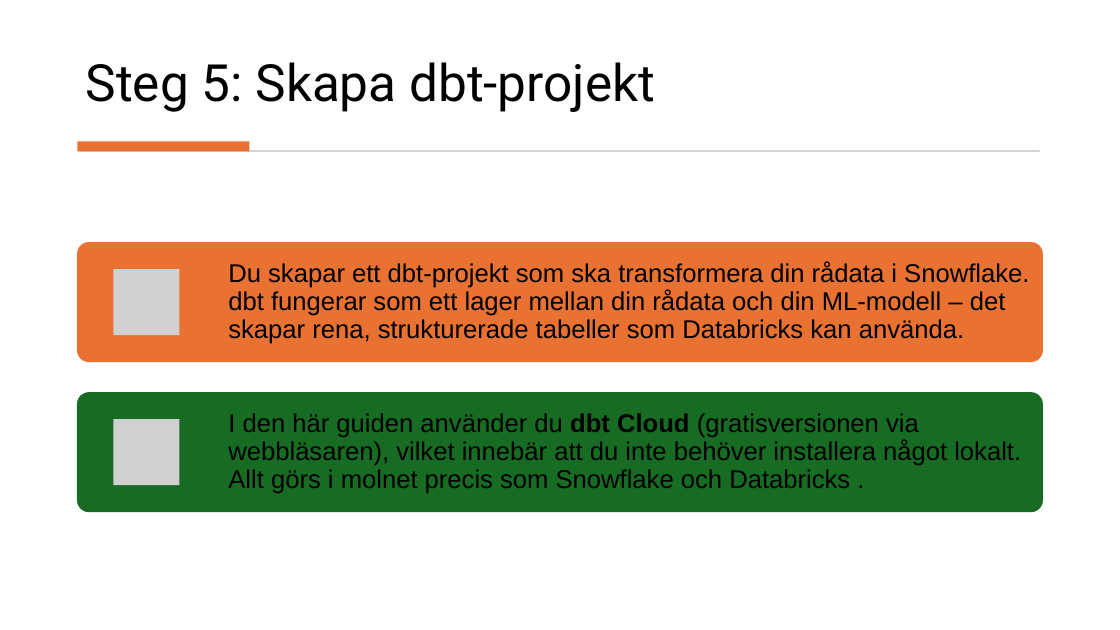
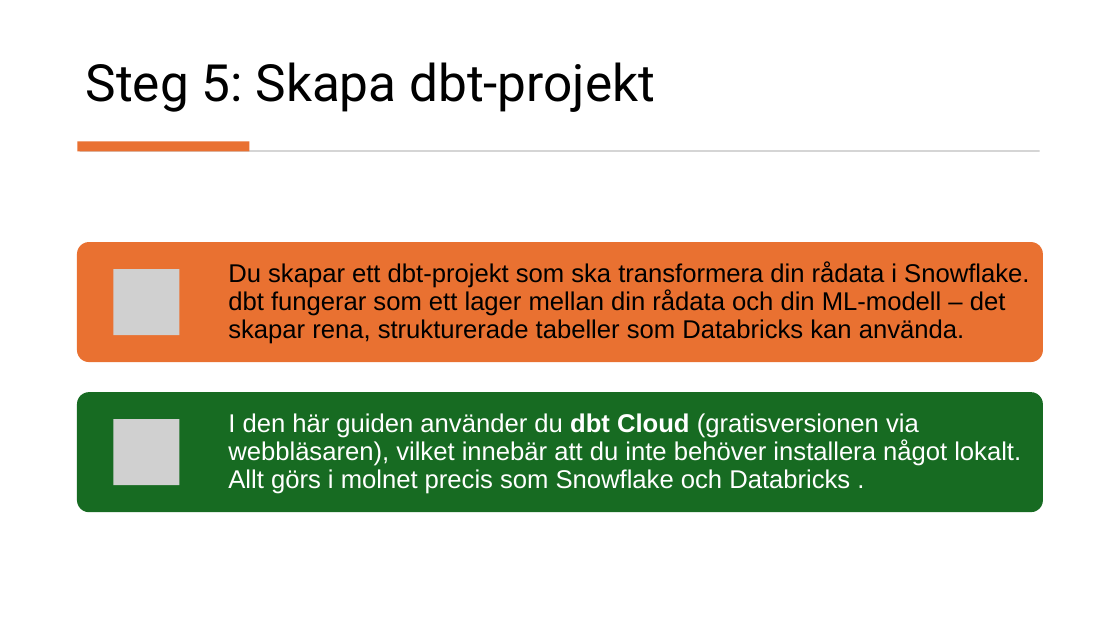
Before and after one commit to Ars1222022/insider-threat-detection, a slide deck: slide 34 of docs/Insider Threat Detection.pptx (slide 33 before the commit). Drawn at 1120x630 pixels with LibreOffice and Linux fonts; fonts in the diff are those of the drawing; grey boxes stand for pictures. Boxes give left, top, right and bottom in pixels: in the first picture for what was removed or moved away, otherwise in the second. Text is boxed around its words. In the diff, an @@ line names an element or a change of style, - is before the commit and + after.

```diff
--- a/docs/Insider Threat Detection.pptx
+++ b/docs/Insider Threat Detection.pptx
@@ text "I den här guiden använder ..." at box(228, 413, 1021, 494): text colour #000000 to #FFFFFF @@
```
Also in this commit, not shown: 71 other slides changed, 1 slide added, 1 other file.
